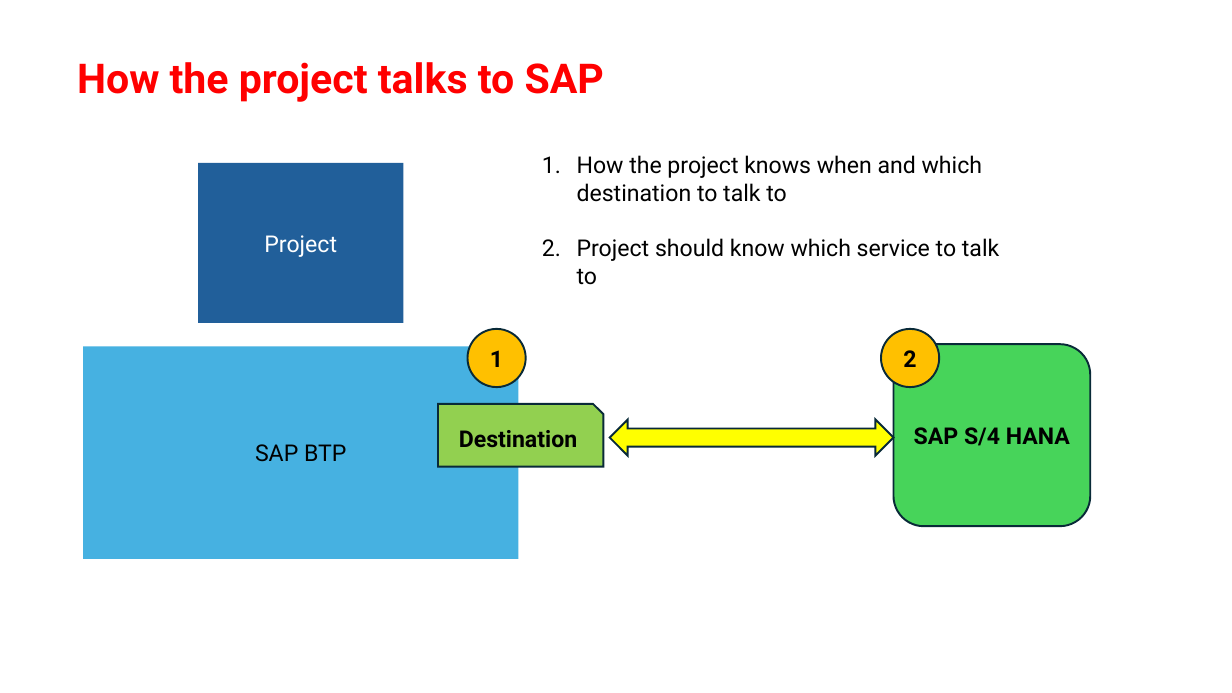
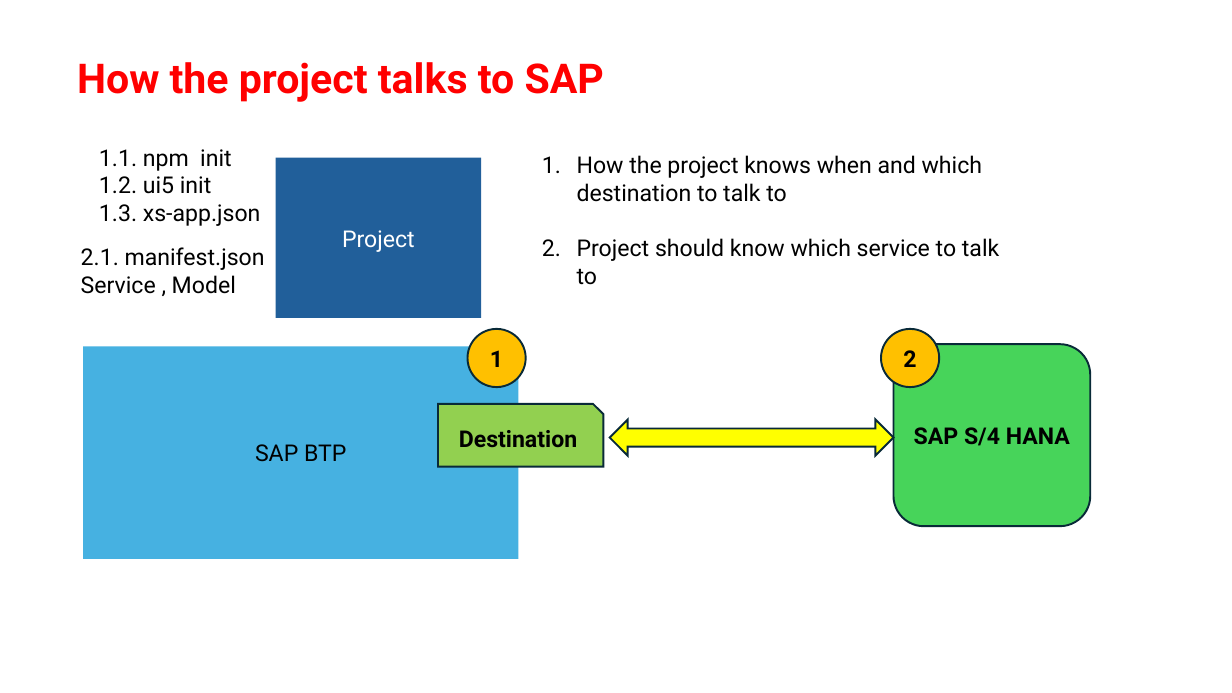
Before and after one commit to Octavius-Dante/Arthelais, a slide deck: slide 1 of ex_33/proj-comms.pptx. Drawn at 1232x693 pixels with LibreOffice and Linux fonts; fonts in the diff are those of the drawing. Boxes give left, top, right and bottom in pixels: in the first picture for what was removed or moved away, otherwise in the second. Text is boxed around its words. In the diff, an @@ line names an element or a change of style, - is before the commit and + after.

```diff
--- a/ex_33/proj-comms.pptx
+++ b/ex_33/proj-comms.pptx
@@ text added at <box>99,149,261,226</box>, 18 pt, text #000000 @@
+1.1. npm init
+1.2. ui5 init
+1.3. xs-app.json
@@ rectangle "Project": place and size @@
-rectangle "Project" at <box>198,163,403,323</box>
+rectangle "Project" at <box>275,158,481,318</box>
@@ text added at <box>81,247,265,294</box>, 18 pt, text #000000 @@
+2.1. manifest.json
+Service , Model
```
Also in this commit, not shown: 3 other files.
